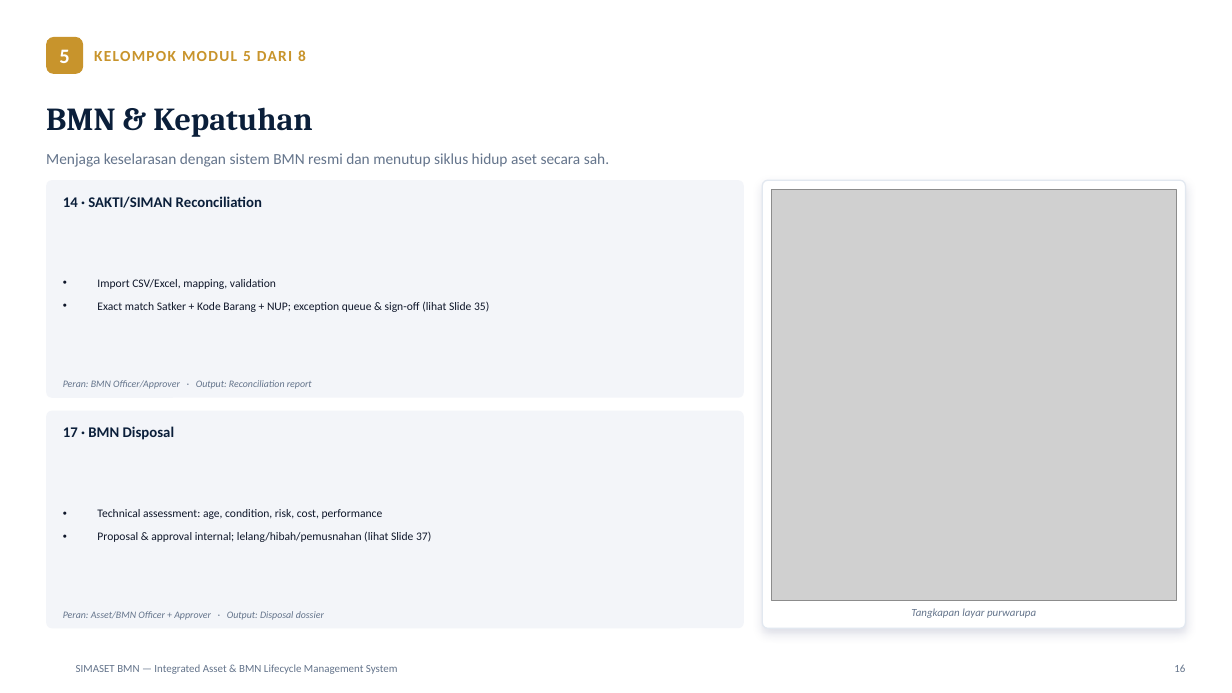
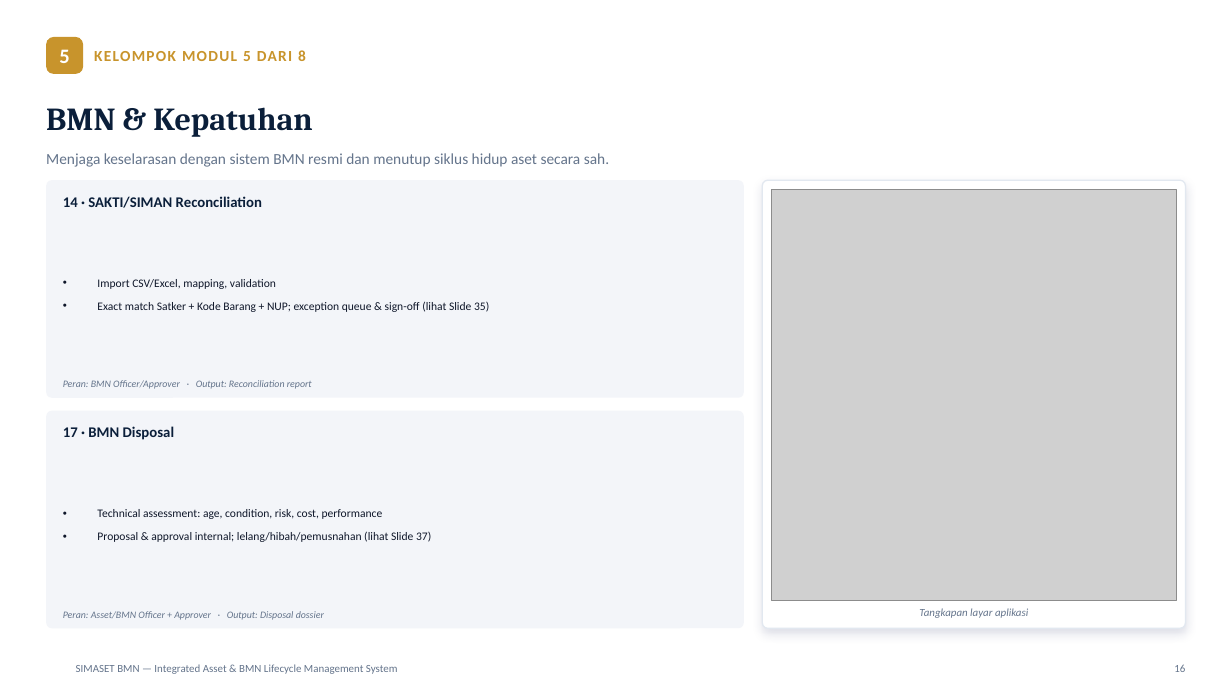
Before and after one commit to DrOsmond-STU/asetmanajemen, a slide deck: slide 17 of docs/SIMASET-BMN-Presentasi.pptx. Drawn at 1232x693 pixels with LibreOffice and Linux fonts; fonts in the diff are those of the drawing; grey boxes stand for pictures; background and template pictures are left out. Boxes give left, top, right and bottom in pixels: in the first picture for what was removed or moved away, otherwise in the second. Text is boxed around its words. In the diff, an @@ line names an element or a change of style, - is before the commit and + after.

```diff
--- a/docs/SIMASET-BMN-Presentasi.pptx
+++ b/docs/SIMASET-BMN-Presentasi.pptx
@@ text at (919, 608, 1028, 618): text changed @@
-Tangkapan layar purwarupa
+Tangkapan layar aplikasi
```
Also in this commit, not shown: 22 other slides changed, 4 other files.
